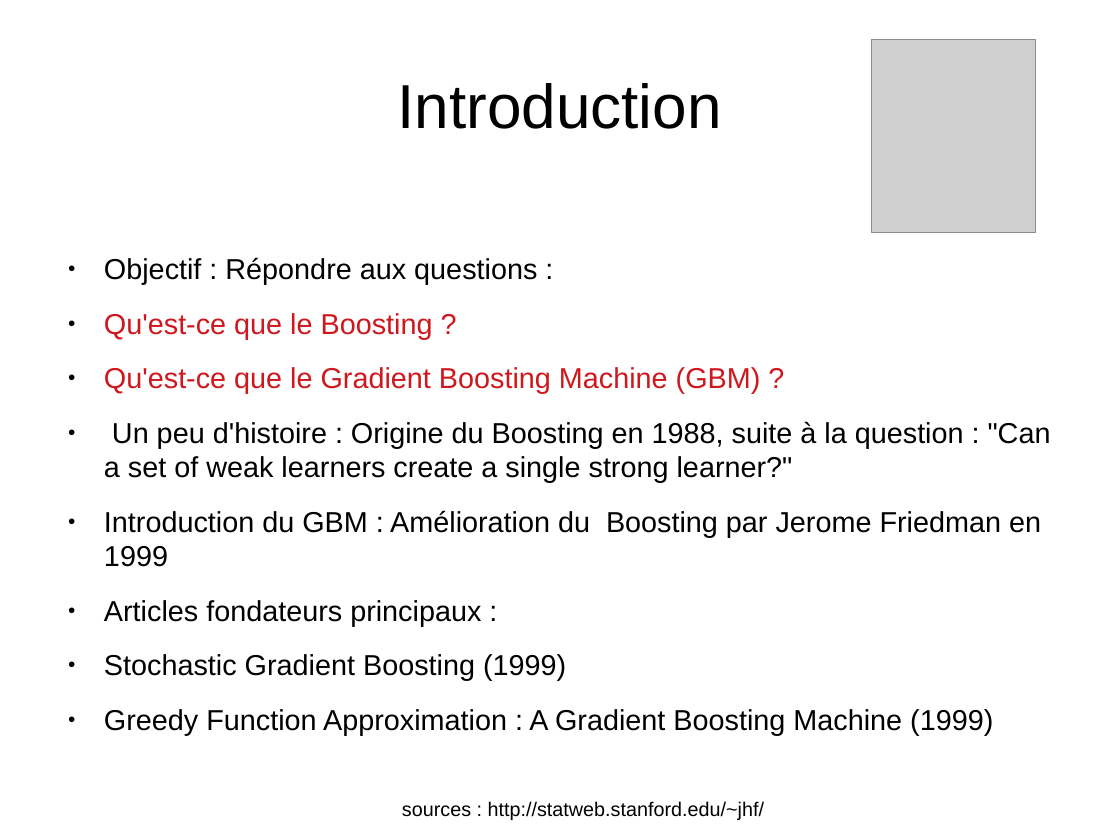
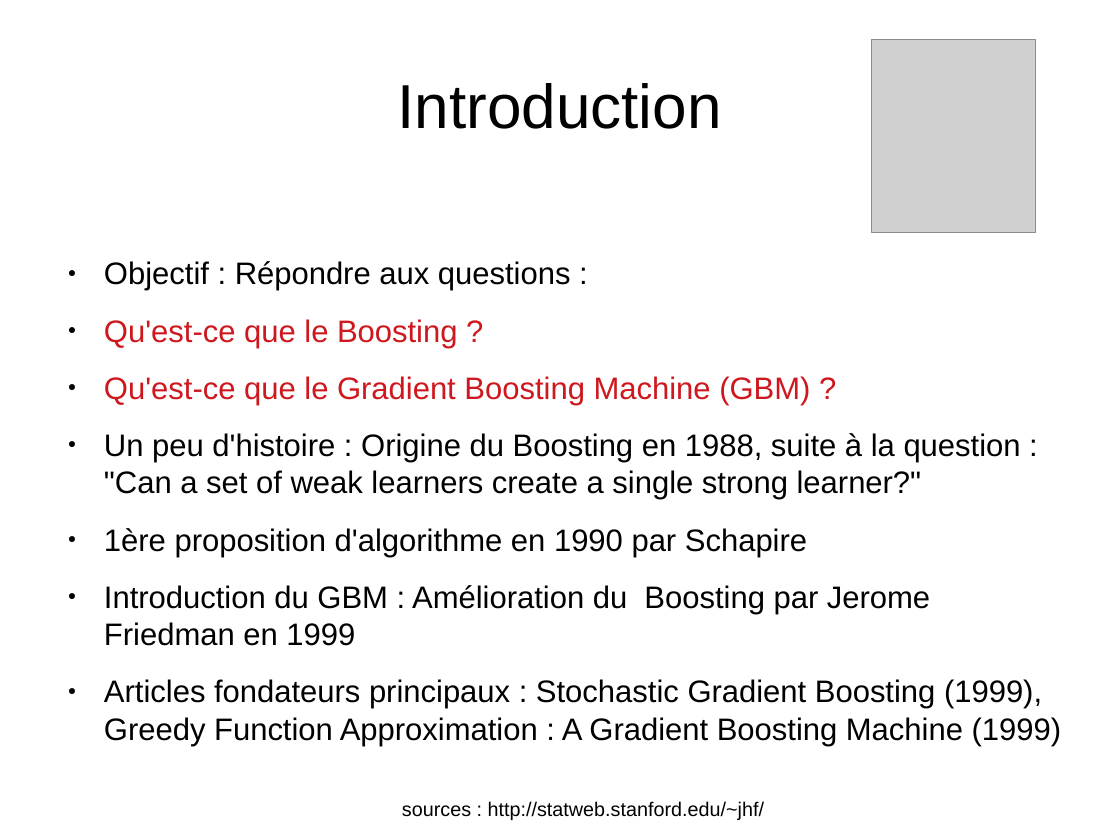
Before and after one commit to kad15/GBM, a slide deck: slide 3 of GBM_kad.odp. Drawn at 1120x840 pixels with LibreOffice and Linux fonts; fonts in the diff are those of the drawing; grey boxes stand for pictures; background and template pictures are left out. Boxes give left, top, right and bottom in pixels: in the first picture for what was removed or moved away, otherwise in the second. Text is boxed around its words. In the diff, an @@ line names an element or a change of style, - is before the commit and + after.

```diff
--- a/GBM_kad.odp
+++ b/GBM_kad.odp
@@ text at (x1=104, y1=261, x2=1021, y2=646): size 20.4 to 22 pt in "Objectif : Répondre aux questions :", "Qu'est-ce que le Boosting ?", "Qu'est-ce que le Gradient Boosting Machine (GBM) ...", "Un peu d'histoire : Origine du Boosting ..." and 1 more places @@
@@ text at (x1=104, y1=528, x2=807, y2=557): paragraph added @@
+● 1ère proposition d'algorithme en 1990 par Schapire
@@ text at (x1=104, y1=679, x2=1062, y2=746): text changed; size 20.4 to 22 pt @@
-● Articles fondateurs principaux :
-● Stochastic Gradient Boosting (1999)
-● Greedy Function Approximation : A Gradient Boosting Machine (1999)
+● Articles fondateurs principaux : Stochastic Gradient Boosting (1999), Greedy Function Approximation : A Gradient Boosting Machine (1999)
```
Also in this commit, not shown: 2 other slides changed, 4 slides added.
